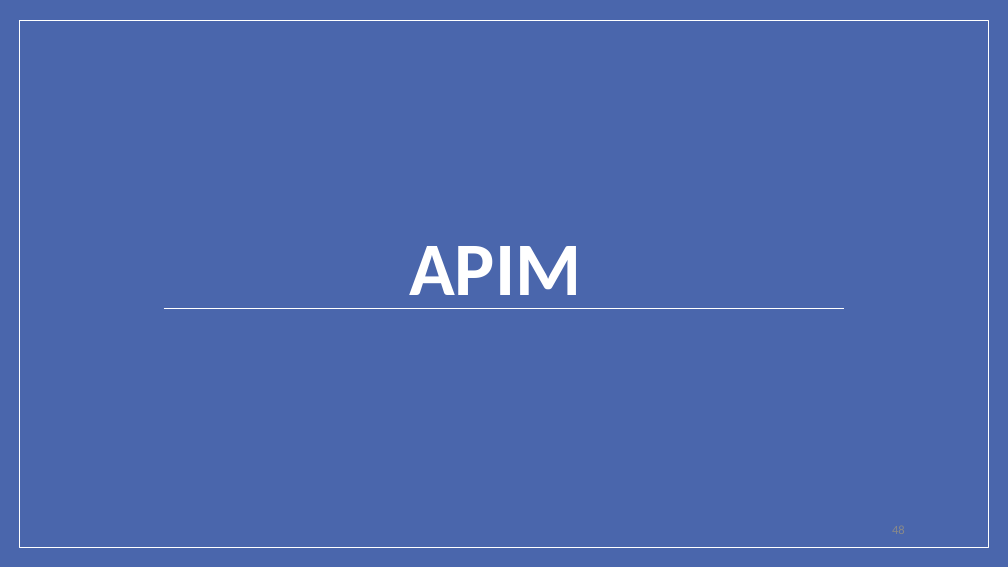
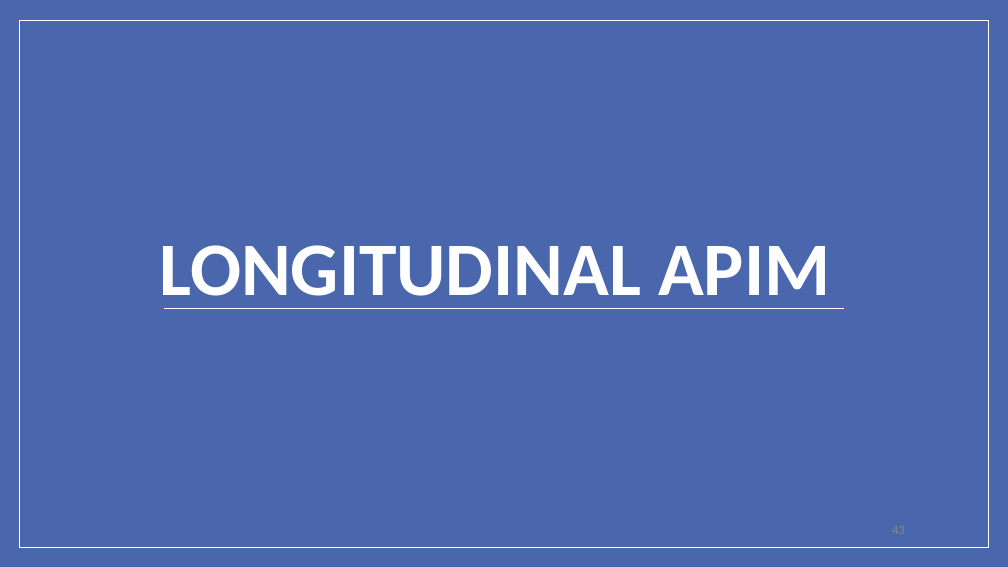
Before and after one commit to RandiLGarcia/2day-dyad-workshop, a slide deck: slide 43 of Day 2/Lecture Slides/Day 2 Slides.pptx (slide 48 before the commit). Drawn at 1008x567 pixels with LibreOffice and Linux fonts; fonts in the diff are those of the drawing. Boxes give left, top, right and bottom in pixels: in the first picture for what was removed or moved away, otherwise in the second. Text is boxed around its words. In the diff, an @@ line names an element or a change of style, - is before the commit and + after.

```diff
--- a/Day 2/Lecture Slides/Day 2 Slides.pptx
+++ b/Day 2/Lecture Slides/Day 2 Slides.pptx
@@ title at box(160, 245, 830, 309): text changed @@
-APIM
+LONGITUDINAL APIM
```
Also in this commit, not shown: 5 other slides changed, 15 slides added, 4 slides removed, 47 other files.
